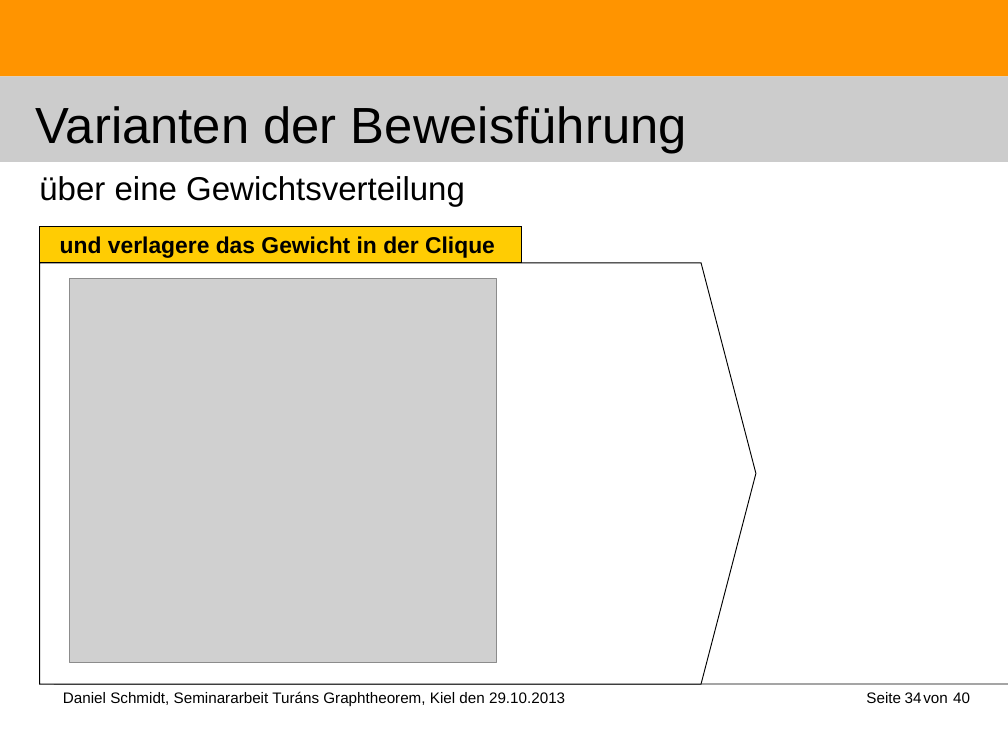
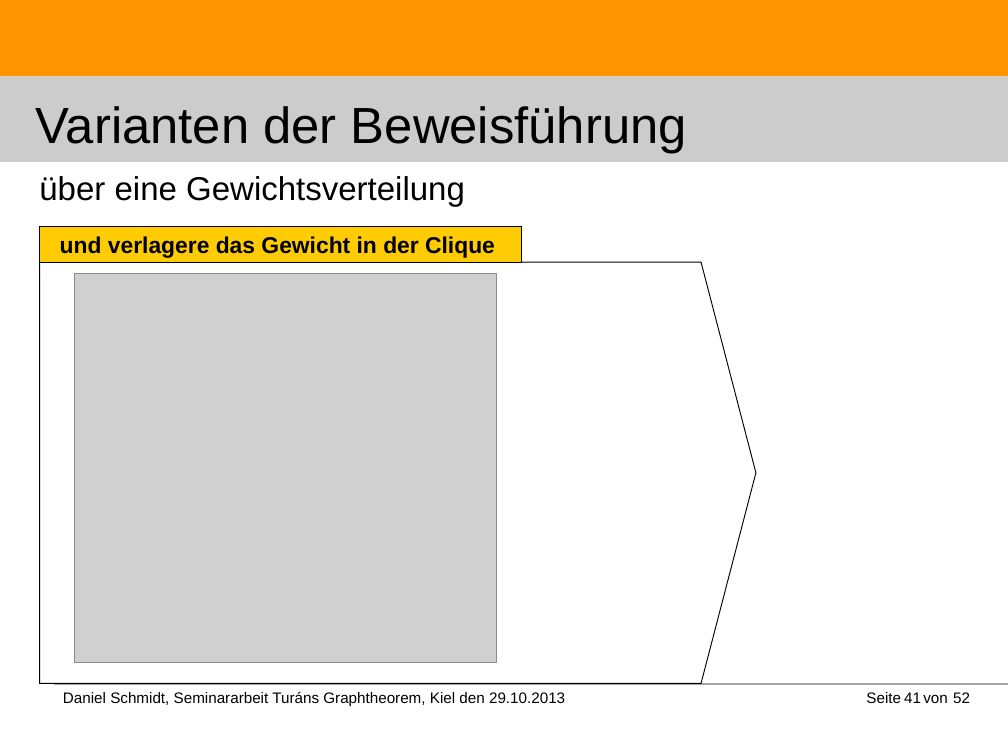
Before and after one commit to DanielMSchmidt/kombinatorik, a slide deck: slide 41 of Kombinatorik.odp (slide 34 before the commit). Drawn at 1008x756 pixels with LibreOffice and Linux fonts; fonts in the diff are those of the drawing; grey boxes stand for pictures. Boxes give left, top, right and bottom in pixels: in the first picture for what was removed or moved away, otherwise in the second. Text is boxed around its words. In the diff, an @@ line names an element or a change of style, - is before the commit and + after.

```diff
--- a/Kombinatorik.odp
+++ b/Kombinatorik.odp
@@ freeform shape at [39, 263, 756, 684]: outline redrawn @@
@@ picture: place and size @@
-picture at [70, 278, 498, 662]
+picture at [75, 273, 498, 662]
@@ page number at [904, 692, 921, 703]: text changed @@
-34
+41
@@ text at [953, 692, 970, 703]: text changed @@
-40
+52
```
Also in this commit, not shown: 38 other slides changed, 12 slides added, 24 other files.
